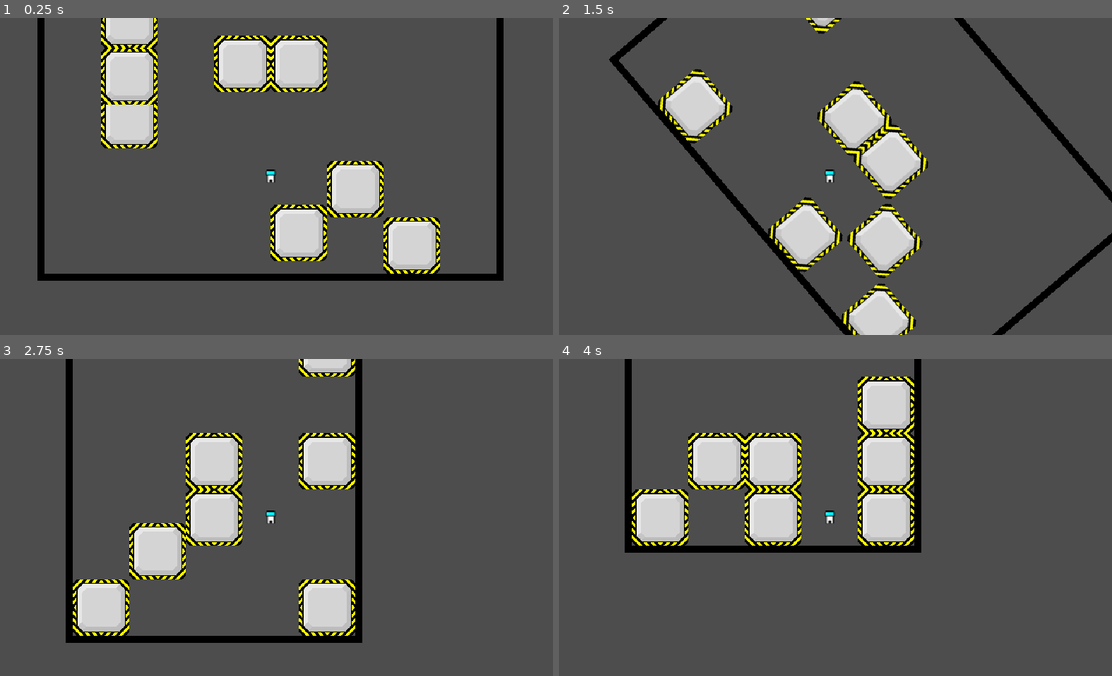
Above: before the commit, frames 1-4 (two rows, left to right).
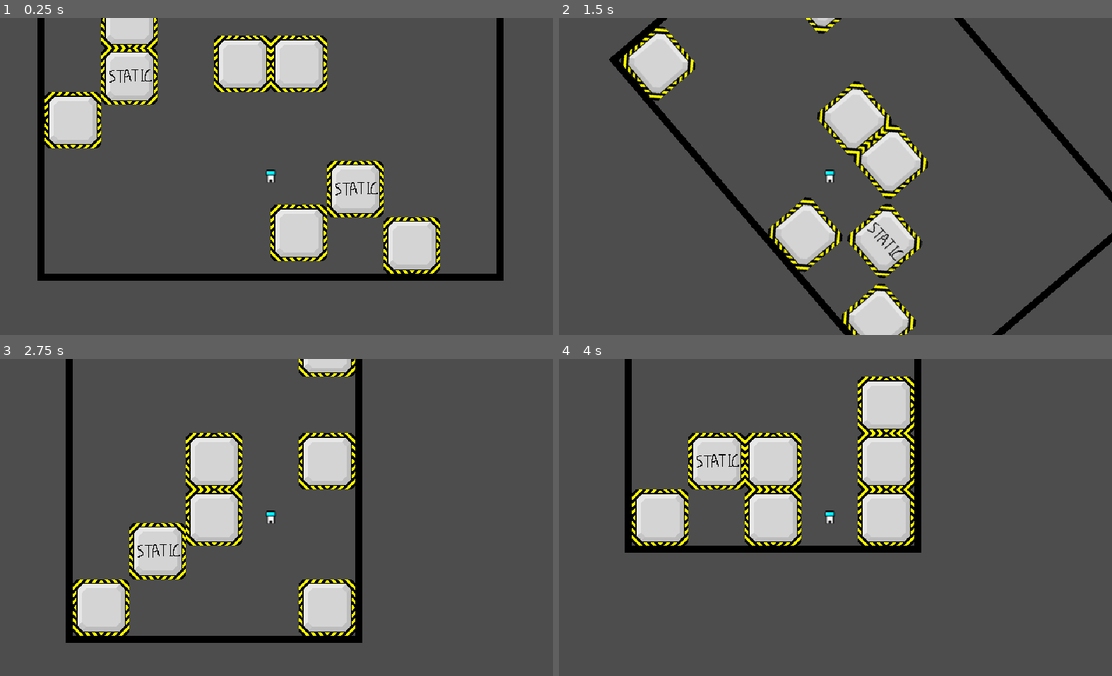
Above: after the commit, the same moments.

Repository: wojtekmal/escape-blocks
Game: Godot game, scene res://Levels/LevelTemplate.tscn
Same seed, same stepped clock (60 frames per second), same inputs: the game is played once before the commit and once after it. The project has no main scene, so this scene is started directly.
Inputs:
- Up to frame 1 (0.25 s): no input
- Up to frame 2 (1.5 s): hold Right (gravity_right) 0.53-1.28 s; tap W (jump) at 0.77 s; tap Enter at 1.25 s; hold Left (gravity_left) from 1.28 s (still down)
- Up to frame 3 (2.75 s): tap W (jump) at 1.52 s; release Left (gravity_left) at 2.03 s; hold Right (gravity_right) from 2.03 s (still down)
- Up to frame 4 (4 s): release Right (gravity_right) at 2.78 s; hold Up (gravity_up) 2.78-3.53 s; tap W (jump) at 3.02, 3.77 s; hold Left (gravity_left) from 3.53 s (still down)

The runs differ from the first frame. In frame 1, 3.3% of the frame differs, in the area x 8-69%, y 16-56%; in frame 2, 3.7%, in the area x 11-63%, y 2-77%; in frame 3, less than 0.1%; in frame 4, less than 0.1%.

Commit message:
Added different texture for static block.

Diff:
--- a/engine/Levels/LevelTemplate.tscn
+++ b/engine/Levels/LevelTemplate.tscn
@@ -99,8 +99,8 @@
 board_dimensions = Vector2i(8, 5)
 
 [node name="MovingBlock8x9" parent="." instance=ExtResource("2")]
-position = Vector2(-160, -64)
-board_cords = Vector2i(1, 1)
+position = Vector2(-224, -64)
+board_cords = Vector2i(0, 1)
 board_dimensions = Vector2i(8, 5)
 
 [node name="MovingBlock8x10" parent="." instance=ExtResource("2")]
--- a/engine/Levels/StaticBlock8x8.tscn
+++ b/engine/Levels/StaticBlock8x8.tscn
@@ -1,7 +1,7 @@
 [gd_scene load_steps=4 format=3 uid="uid://3vsop7p20fe0"]
 
 [ext_resource type="Script" path="res://blocks/StaticBlock8x8.gd" id="1_qi5rt"]
-[ext_resource type="Texture2D" uid="uid://co07xqs3hmj10" path="res://textures/block.png" id="2_fgngf"]
+[ext_resource type="Texture2D" uid="uid://bgq60xm1ldmss" path="res://textures/static_block.png" id="2_b7ia4"]
 
 [sub_resource type="RectangleShape2D" id="RectangleShape2D_eto6a"]
 size = Vector2(64, 64)
@@ -13,7 +13,7 @@
 script = ExtResource("1_qi5rt")
 
 [node name="Sprite2D" type="Sprite2D" parent="."]
-texture = ExtResource("2_fgngf")
+texture = ExtResource("2_b7ia4")
 
 [node name="CollisionShape2D" type="CollisionShape2D" parent="."]
 shape = SubResource("RectangleShape2D_eto6a")
Binary file added: engine/textures/static_block.png
Not shown, added: engine/textures/static_block.png.import
